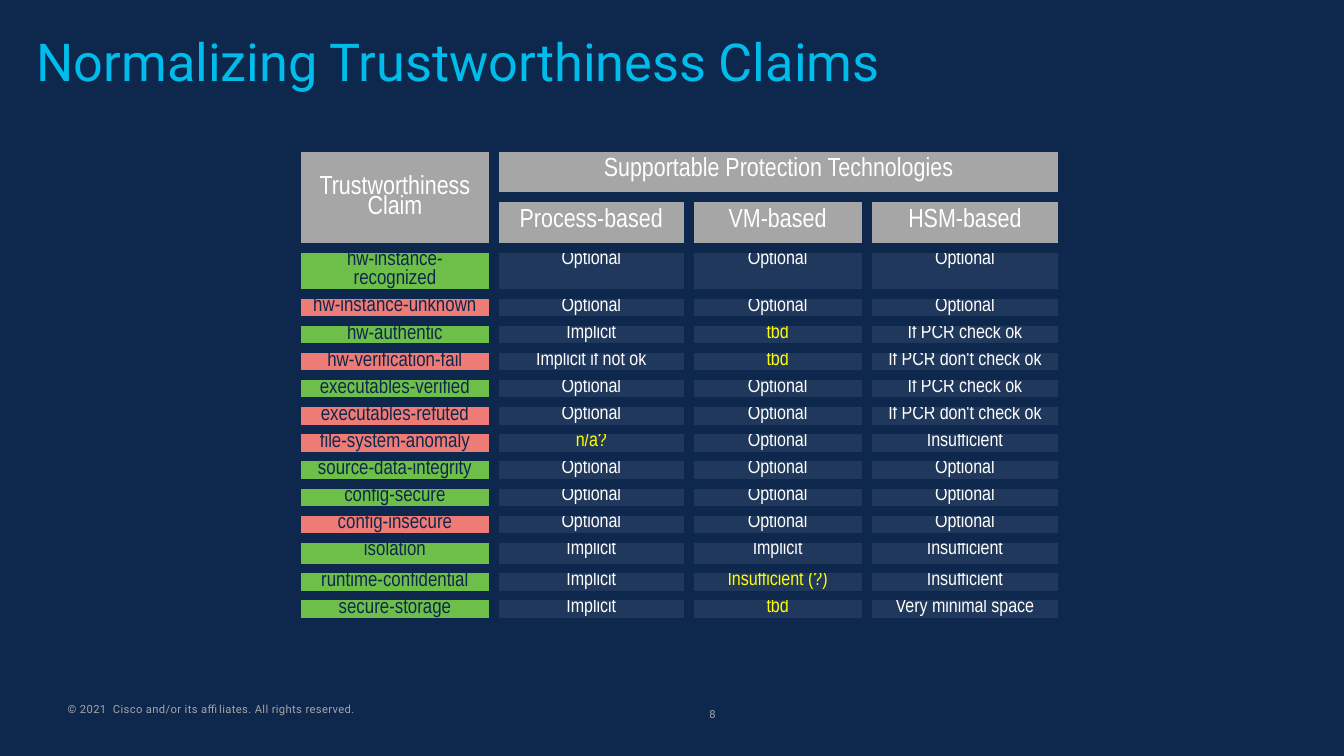
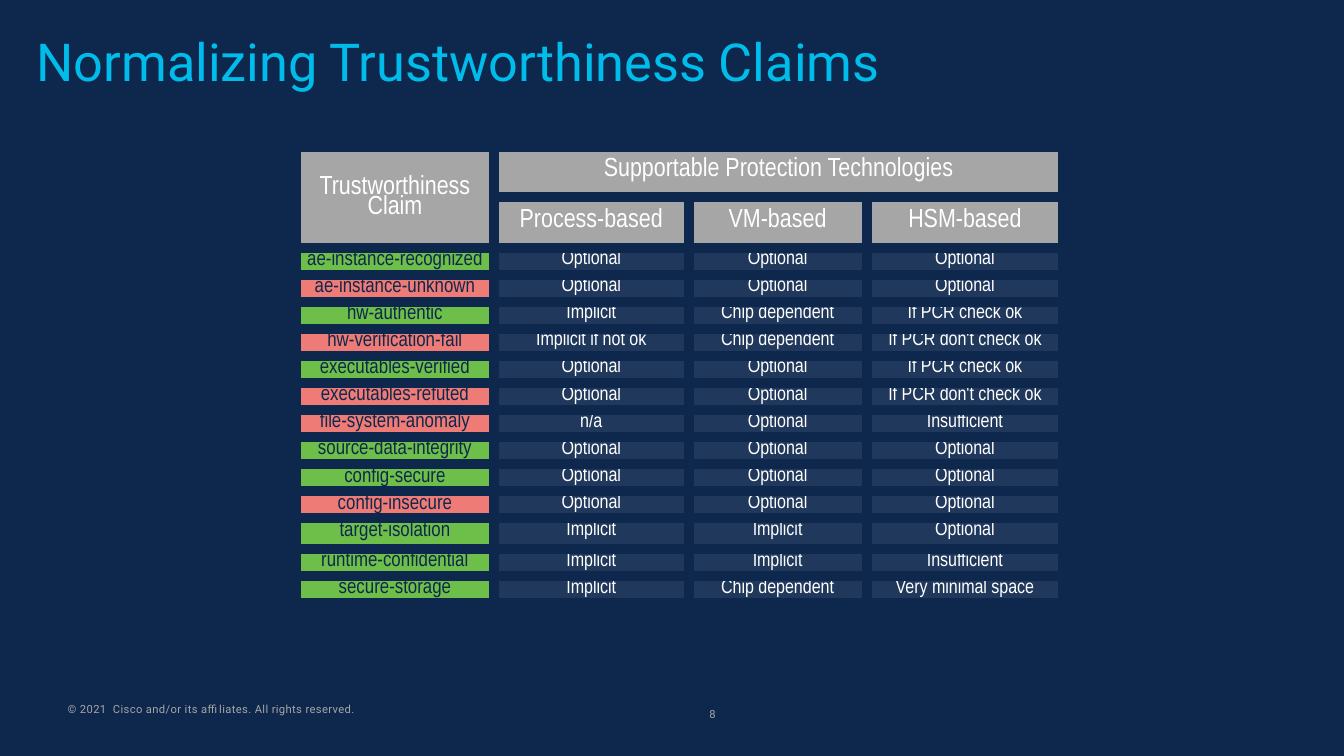
Before and after one commit to ietf-rats/draft-voit-rats-attestation-results, a slide deck: slide 8 of Presentations/CCC-Attestation-SIG-v8June2021.pptx. Drawn at 1344x756 pixels with LibreOffice and Linux fonts; fonts in the diff are those of the drawing. Boxes give left, top, right and bottom in pixels: in the first picture for what was removed or moved away, otherwise in the second. Text is boxed around its words. In the diff, an @@ line names an element or a change of style, - is before the commit and + after.

```diff
--- a/Presentations/CCC-Attestation-SIG-v8June2021.pptx
+++ b/Presentations/CCC-Attestation-SIG-v8June2021.pptx
@@ table at (296, 146, 1062, 667) @@
-row 3, column 1: hw-instance-recognized
+row 3, column 1: ae-instance-recognized
-row 4, column 1: hw-instance-unknown
+row 4, column 1: ae-instance-unknown
-row 5, column 3: tbd
+row 5, column 3: Chip dependent
-row 6, column 3: tbd
+row 6, column 3: Chip dependent
-row 9, column 2: n/a?
+row 9, column 2: n/a
-row 13, column 1: isolation
+row 13, column 1: target-isolation
-row 13, column 4: Insufficient
+row 13, column 4: Optional
-row 14, column 3: Insufficient (?)
+row 14, column 3: Implicit
-row 15, column 3: tbd
+row 15, column 3: Chip dependent
```
Also in this commit, not shown: 5 other slides changed.
